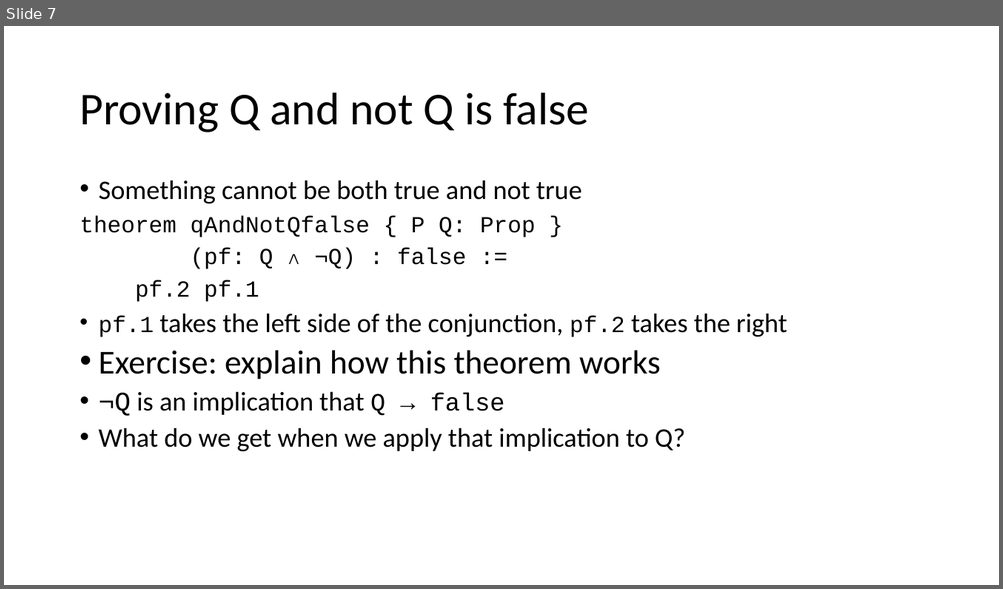
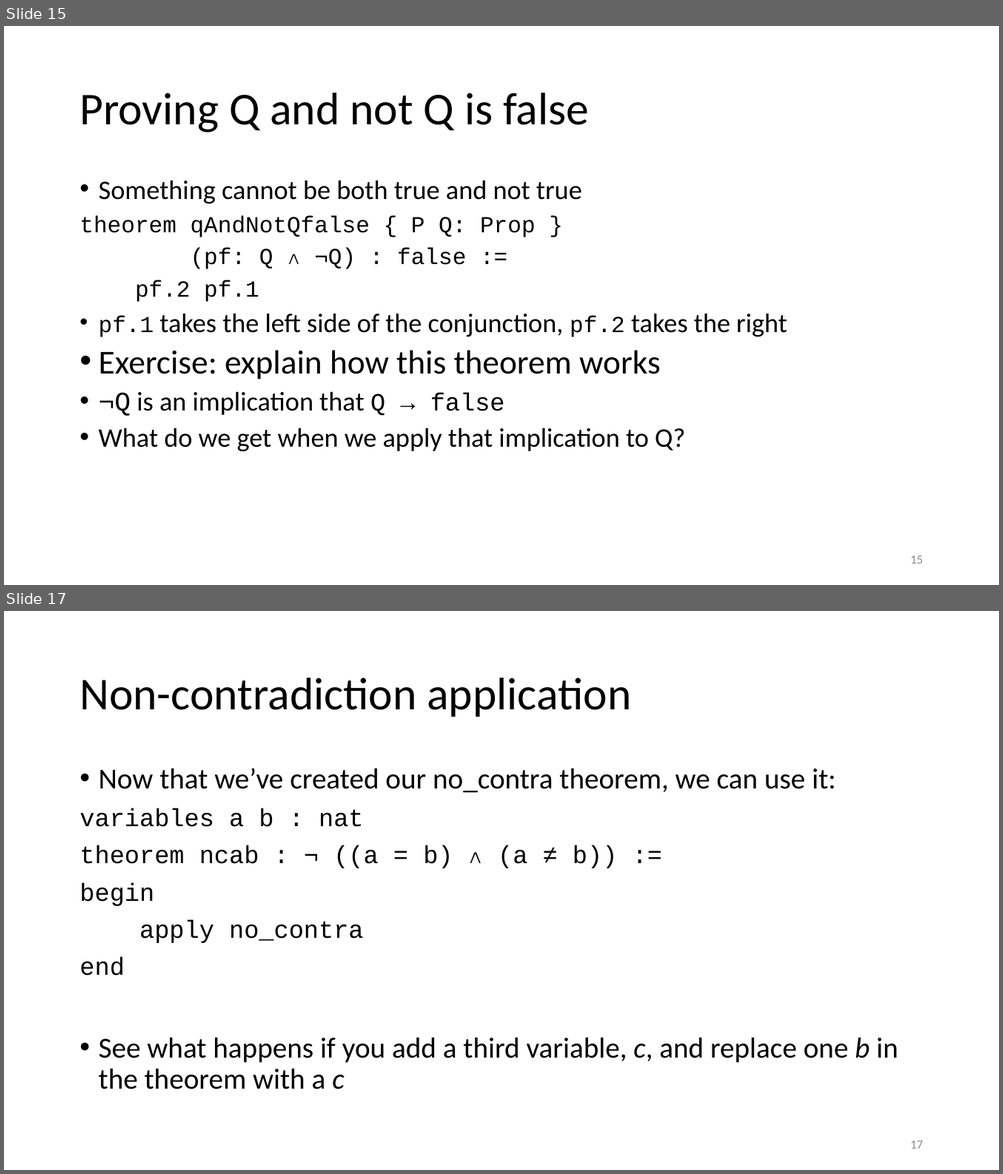
Before and after one commit to kevinsullivan/cs-dm, a slide deck: 06_Negation/Negation.pptx. Shown one above the other, each under a label of ours: slide 7 before the commit, slides 15 and 17 after it; the slides between them are not shown. The pictures are 1003x589 and 1003x1174 pixels, drawn with LibreOffice and Linux fonts; fonts in the diff are those of the drawing. Boxes give left, top, right and bottom in pixels: in the first picture for what was removed or moved away, otherwise in the second. Text is boxed around its words. In the diff, an @@ line names an element or a change of style, - is before the commit and + after.

```diff
--- a/06_Negation/Negation.pptx
+++ b/06_Negation/Negation.pptx
@@ slide 17 added at (4, 611, 999, 1170), background #FFFFFF @@
@@ title added at (79, 678, 631, 717), 44 pt, text #000000 @@
+Non-contradiction application
@@ text added at (79, 768, 898, 1090), 28 pt, text #000000 @@
+• Now that we’ve created our no_contra theorem, we can use it:
+variables a b : nat
+theorem ncab : ¬ ((a = b) ∧ (a ≠ b)) :=
+begin
+apply no_contra
+end
+• See what happens if you add a third variable, c, and replace one b in the theorem with a c
@@ page number added at (910, 1141, 922, 1149), 12 pt, text #8C8C8C @@
+17
@@ what was slide 7 is now slide 15 @@
@@ slide 15 changed as well @@
@@ page number added at (910, 556, 922, 564), 12 pt, text #8C8C8C @@
+15
```
Also in this commit, not shown: 10 other slides changed, 17 other slides added, 1 other file.
